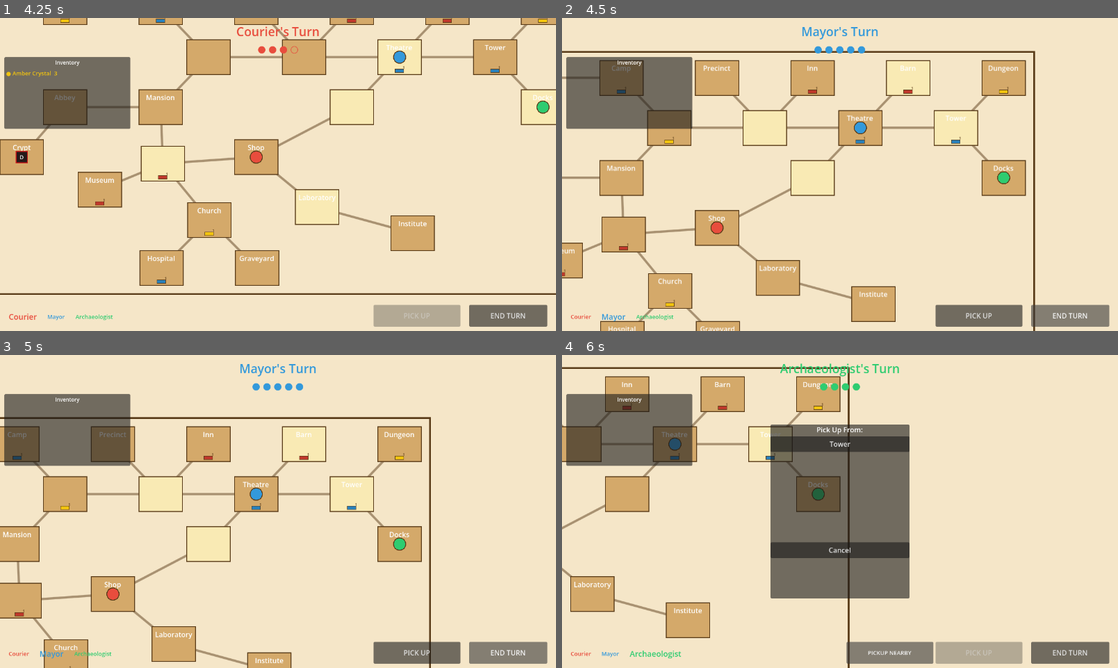
Above: before the commit, frames 1-4 (two rows, left to right).
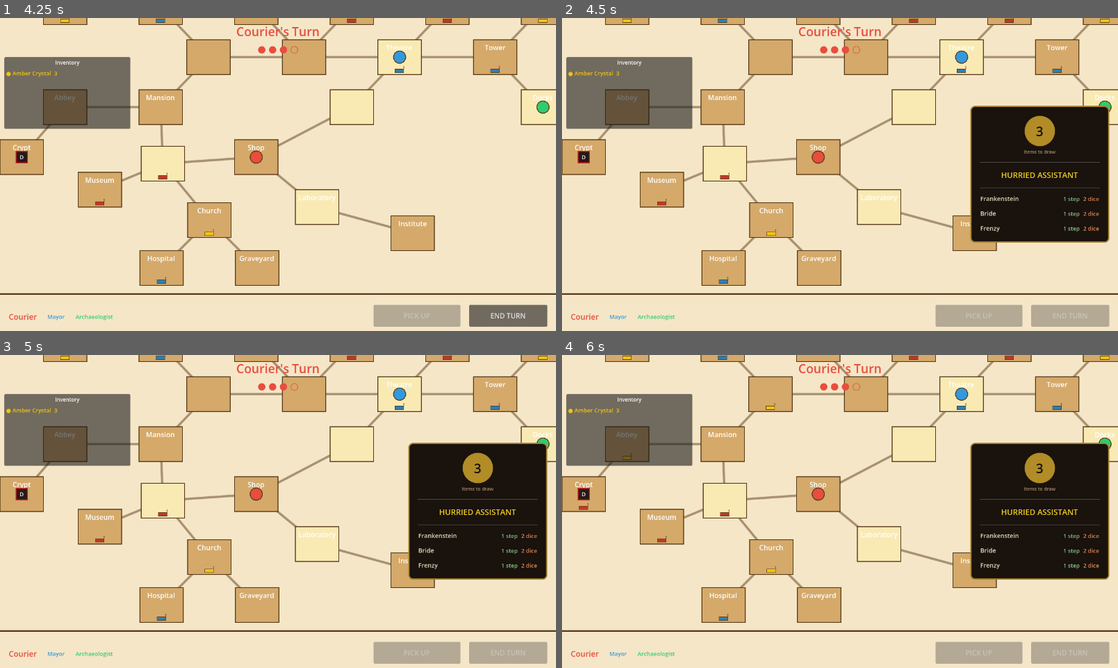
Above: after the commit, the same moments.

Repository: arlopurcell/horrified-board-game
Game: Godot game, scene res://scenes/MainMenu.tscn
The game is run twice, just before and just after one commit, with the same random seed, the same clock (stepped at 60 frames per second) and the same inputs.
Inputs (mouse positions are in pixels of both pictures, inside the frame that each line leads up to):
- Up to frame 1 (4.25 s): click "NEW GAME" at 0.5 s; click "3" at 1.25 s; click "NEW GAME" at 2 s; click "Start Game" at 2.75 s; click "PICK UP" at 3.5 s
- Up to frame 2 (4.5 s): click "END TURN" at 4.25 s
- Up to frame 3 (5 s): no input
- Up to frame 4 (6 s): tap Enter at 5 s; drag from (578, 442) to (773, 442) at 5.02 s; click (890, 652) at 5.75 s, where only the run before the commit has a clickable "PICKUP NEARBY"

Frame 1 is identical in both runs. In frame 2, 40% of the frame differs, in the area x 0-100%, y 0-100%; in frame 3, 38%; in frame 4, 47%.

Commit message:
Adding monster card animation

Diff:
--- a/autoloads/GameManager.gd
+++ b/autoloads/GameManager.gd
@@ -152,6 +152,17 @@
 		return (board_items[space_id] as Array).duplicate()
 	return []
 
+func peek_draw_items(count: int) -> Array:
+	var result: Array = []
+	var i := 0
+	while i < count and i < bag.size():
+		var item := bag[i] as ItemData
+		var space := board_data.get_space(item.location) if board_data != null else null
+		if space != null:
+			result.append({"world_pos": space.position + Vector2(50.0, 40.0), "color": item.color})
+		i += 1
+	return result
+
 func draw_items_to_board(count: int) -> void:
 	var drawn := 0
 	while drawn < count and not bag.is_empty():
--- a/autoloads/MonsterManager.gd
+++ b/autoloads/MonsterManager.gd
@@ -5,6 +5,8 @@
 signal phase_completed(summary: String)
 signal dice_rolled(results: Array)
 signal dice_animation_done
+signal card_drawn(card: MonsterCardData, item_info: Array)
+signal card_display_done
 
 var monsters: Array[MonsterData] = []
 var draw_pile: Array[MonsterCardData] = []
@@ -42,7 +44,11 @@
 		return
 	var card := draw_pile.pop_front() as MonsterCardData
 	discard_pile.append(card)
+	var item_info := GameManager.peek_draw_items(card.items_to_draw)
+	card_drawn.emit(card, item_info)
+	await card_display_done
 	GameManager.draw_items_to_board(card.items_to_draw)
+	await get_tree().create_timer(1.0).timeout
 	var summary_parts: Array[String] = []
 	var move_data: Array = []
 	var attack_dice: Array = []
--- a/resources/monster_card_data.gd
+++ b/resources/monster_card_data.gd
@@ -6,3 +6,4 @@
 @export var move_steps: int = 1
 @export var attack_dice: int = 1
 @export var monster_names: Array[String] = []
+@export_multiline var description: String = ""
--- /dev/null
+++ b/scenes/MonsterCardDisplay.gd
@@ -0,0 +1,194 @@
+class_name MonsterCardDisplay
+extends Control
+
+var _card_content: Control = null
+
+func _ready() -> void:
+	visible = false
+	set_anchors_and_offsets_preset(PRESET_FULL_RECT)
+	mouse_filter = MOUSE_FILTER_PASS
+	MonsterManager.card_drawn.connect(_on_card_drawn)
+	MonsterManager.phase_completed.connect(_on_phase_completed)
+
+func _on_card_drawn(card: MonsterCardData, item_info: Array) -> void:
+	if _card_content != null:
+		_card_content.free()
+		_card_content = null
+	_card_content = _build_card_node(card)
+	add_child(_card_content)
+	visible = true
+	await get_tree().process_frame
+	await get_tree().create_timer(1.0).timeout
+	if not item_info.is_empty():
+		await _animate_items(item_info)
+	MonsterManager.card_display_done.emit()
+
+func _animate_items(item_info: Array) -> void:
+	var vp_size := get_viewport_rect().size
+	# Fly from the badge circle at the top of the card (right column, upper area)
+	var origin := Vector2(vp_size.x - 170.0, vp_size.y * 0.28)
+
+	var squares: Array[ColorRect] = []
+	var last_tween: Tween = null
+
+	for i in range(item_info.size()):
+		var info: Dictionary = item_info[i]
+		var target_screen := get_viewport().canvas_transform * (info["world_pos"] as Vector2)
+
+		var sq := ColorRect.new()
+		sq.size = Vector2(14.0, 14.0)
+		sq.position = origin - Vector2(7.0, 7.0)
+		match (info["color"] as String):
+			"red":    sq.color = Color(0.75, 0.22, 0.17)
+			"blue":   sq.color = Color(0.16, 0.50, 0.73)
+			"yellow": sq.color = Color(0.95, 0.77, 0.06)
+			_:        sq.color = Color(0.7, 0.6, 0.4)
+		add_child(sq)
+		squares.append(sq)
+
+		var tween := create_tween()
+		tween.tween_interval(i * 0.08)
+		tween.tween_property(sq, "position", target_screen - Vector2(7.0, 7.0), 0.5) \
+			.set_trans(Tween.TRANS_QUAD).set_ease(Tween.EASE_IN_OUT)
+		last_tween = tween
+
+	if last_tween != null:
+		await last_tween.finished
+
+	for sq in squares:
+		sq.queue_free()
+
+func _on_phase_completed(_summary: String) -> void:
+	visible = false
+
+func _build_card_node(card: MonsterCardData) -> Control:
+	var root := Control.new()
+	root.set_anchors_and_offsets_preset(PRESET_FULL_RECT)
+	root.mouse_filter = MOUSE_FILTER_PASS
+
+	# Right-side column: 320px wide, 20px from the right edge, full height
+	var right_col := Control.new()
+	right_col.anchor_left = 1.0
+	right_col.anchor_right = 1.0
+	right_col.anchor_top = 0.0
+	right_col.anchor_bottom = 1.0
+	right_col.offset_left = -340.0
+	right_col.offset_right = -20.0
+	right_col.mouse_filter = MOUSE_FILTER_PASS
+	root.add_child(right_col)
+
+	var center := CenterContainer.new()
+	center.set_anchors_and_offsets_preset(PRESET_FULL_RECT)
+	center.mouse_filter = MOUSE_FILTER_PASS
+	right_col.add_child(center)
+
+	var panel := PanelContainer.new()
+	panel.custom_minimum_size = Vector2(320.0, 0.0)
+	var panel_style := StyleBoxFlat.new()
+	panel_style.bg_color = Color(0.10, 0.07, 0.05, 1.0)
+	panel_style.border_color = Color(0.65, 0.50, 0.18, 1.0)
+	panel_style.set_border_width_all(3)
+	panel_style.corner_radius_top_left = 10
+	panel_style.corner_radius_top_right = 10
+	panel_style.corner_radius_bottom_left = 10
+	panel_style.corner_radius_bottom_right = 10
+	panel.add_theme_stylebox_override("panel", panel_style)
+	center.add_child(panel)
+
+	var margin := MarginContainer.new()
+	for side in ["left", "right", "top", "bottom"]:
+		margin.add_theme_constant_override("margin_" + side, 20)
+	panel.add_child(margin)
+
+	var vbox := VBoxContainer.new()
+	vbox.add_theme_constant_override("separation", 14)
+	margin.add_child(vbox)
+
+	# --- Top: items to draw circle ---
+	var top_center := CenterContainer.new()
+	vbox.add_child(top_center)
+
+	var badge_vbox := VBoxContainer.new()
+	badge_vbox.add_theme_constant_override("separation", 5)
+	top_center.add_child(badge_vbox)
+
+	var badge_center := CenterContainer.new()
+	badge_vbox.add_child(badge_center)
+
+	var badge := PanelContainer.new()
+	badge.custom_minimum_size = Vector2(70.0, 70.0)
+	var badge_style := StyleBoxFlat.new()
+	badge_style.bg_color = Color(0.70, 0.55, 0.15, 1.0)
+	badge_style.set_border_width_all(0)
+	badge_style.corner_radius_top_left = 35
+	badge_style.corner_radius_top_right = 35
+	badge_style.corner_radius_bottom_left = 35
+	badge_style.corner_radius_bottom_right = 35
+	badge.add_theme_stylebox_override("panel", badge_style)
+	badge_center.add_child(badge)
+
+	var badge_num_center := CenterContainer.new()
+	badge.add_child(badge_num_center)
+
+	var num_lbl := Label.new()
+	num_lbl.text = str(card.items_to_draw)
+	num_lbl.add_theme_font_size_override("font_size", 30)
+	num_lbl.add_theme_color_override("font_color", Color(0.10, 0.07, 0.04, 1.0))
+	badge_num_center.add_child(num_lbl)
+
+	var items_lbl := Label.new()
+	items_lbl.text = "items to draw"
+	items_lbl.horizontal_alignment = HORIZONTAL_ALIGNMENT_CENTER
+	items_lbl.add_theme_font_size_override("font_size", 11)
+	items_lbl.add_theme_color_override("font_color", Color(0.65, 0.55, 0.40, 1.0))
+	badge_vbox.add_child(items_lbl)
+
+	vbox.add_child(HSeparator.new())
+
+	# --- Middle: title and description ---
+	var title_lbl := Label.new()
+	title_lbl.text = card.card_name.to_upper()
+	title_lbl.horizontal_alignment = HORIZONTAL_ALIGNMENT_CENTER
+	title_lbl.add_theme_font_size_override("font_size", 18)
+	title_lbl.add_theme_color_override("font_color", Color(0.95, 0.82, 0.15, 1.0))
+	vbox.add_child(title_lbl)
+
+	if card.description != "":
+		var desc_lbl := Label.new()
+		desc_lbl.text = card.description
+		desc_lbl.horizontal_alignment = HORIZONTAL_ALIGNMENT_CENTER
+		desc_lbl.autowrap_mode = TextServer.AUTOWRAP_WORD_SMART
+		desc_lbl.add_theme_font_size_override("font_size", 13)
+		desc_lbl.add_theme_color_override("font_color", Color(0.80, 0.72, 0.58, 1.0))
+		vbox.add_child(desc_lbl)
+
+	vbox.add_child(HSeparator.new())
+
+	# --- Bottom: monster activations ---
+	for monster_name: String in card.monster_names:
+		var row := HBoxContainer.new()
+		row.add_theme_constant_override("separation", 8)
+		vbox.add_child(row)
+
+		var name_lbl := Label.new()
+		name_lbl.text = monster_name
+		name_lbl.size_flags_horizontal = Control.SIZE_EXPAND_FILL
+		name_lbl.add_theme_font_size_override("font_size", 14)
+		name_lbl.add_theme_color_override("font_color", Color(0.90, 0.85, 0.75, 1.0))
+		row.add_child(name_lbl)
+
+		var step_word := "step" if card.move_steps == 1 else "steps"
+		var move_lbl := Label.new()
+		move_lbl.text = "%d %s" % [card.move_steps, step_word]
+		move_lbl.add_theme_font_size_override("font_size", 13)
+		move_lbl.add_theme_color_override("font_color", Color(0.55, 0.78, 0.55, 1.0))
+		row.add_child(move_lbl)
+
+		var die_word := "die" if card.attack_dice == 1 else "dice"
+		var dice_lbl := Label.new()
+		dice_lbl.text = "%d %s" % [card.attack_dice, die_word]
+		dice_lbl.add_theme_font_size_override("font_size", 13)
+		dice_lbl.add_theme_color_override("font_color", Color(0.90, 0.55, 0.35, 1.0))
+		row.add_child(dice_lbl)
+
+	return root
--- a/scenes/UI.tscn
+++ b/scenes/UI.tscn
@@ -1,7 +1,8 @@
-[gd_scene load_steps=3 format=3]
+[gd_scene load_steps=4 format=3]
 
 [ext_resource type="Script" path="res://scenes/UI.gd" id="1"]
 [ext_resource type="Script" path="res://scenes/DiceRollDisplay.gd" id="2"]
+[ext_resource type="Script" path="res://scenes/MonsterCardDisplay.gd" id="3"]
 
 [node name="UI" type="CanvasLayer"]
 script = ExtResource("1")
@@ -119,6 +120,13 @@
 theme_override_font_sizes/font_size = 13
 visible = false
 
+[node name="MonsterCardDisplay" type="Control" parent="."]
+anchor_left = 0.0
+anchor_top = 0.0
+anchor_right = 1.0
+anchor_bottom = 1.0
+script = ExtResource("3")
+
 [node name="DiceRollDisplay" type="Control" parent="."]
 anchor_left = 0.0
 anchor_top = 0.0
Not shown, added: scenes/MonsterCardDisplay.gd.uid
